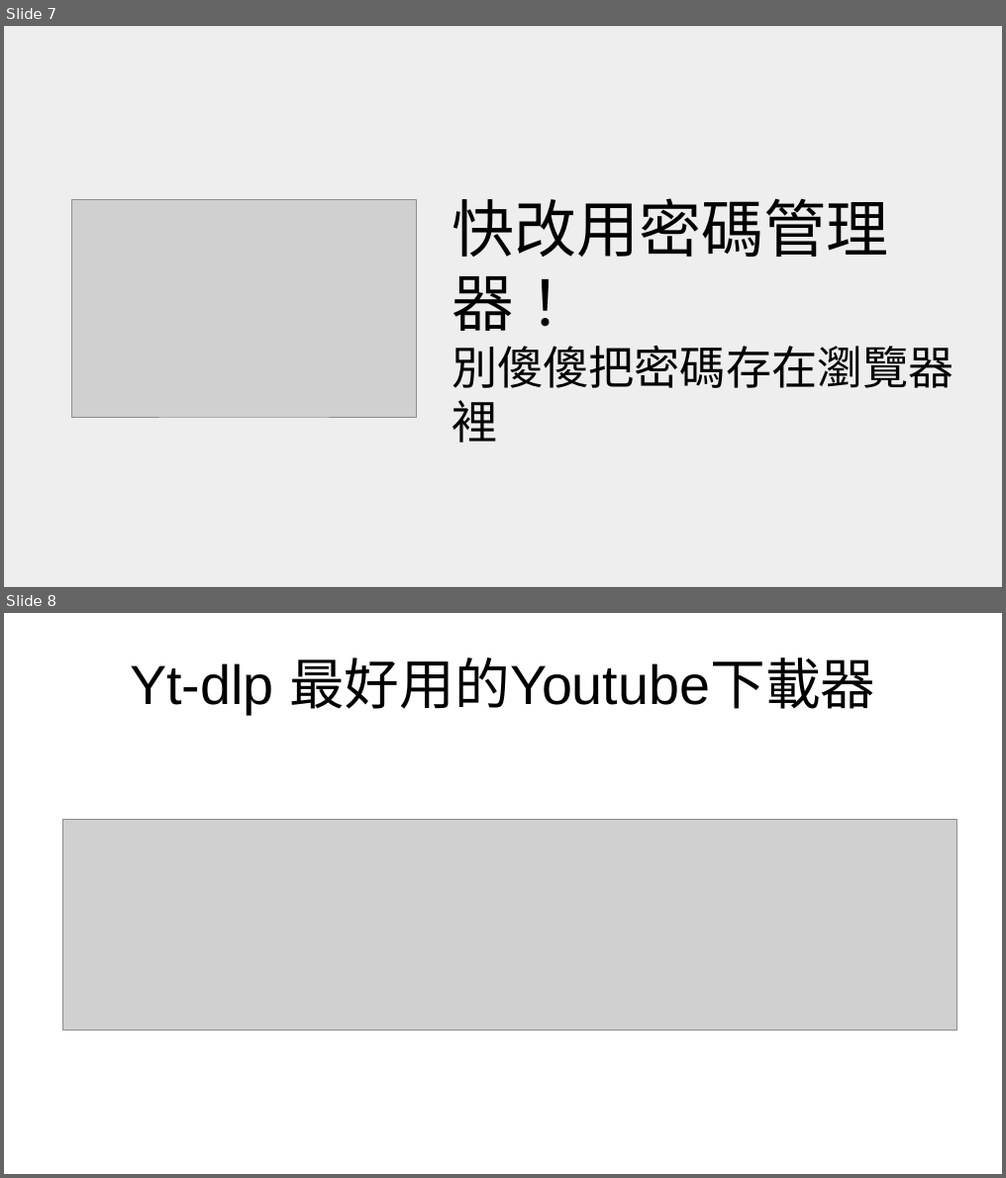
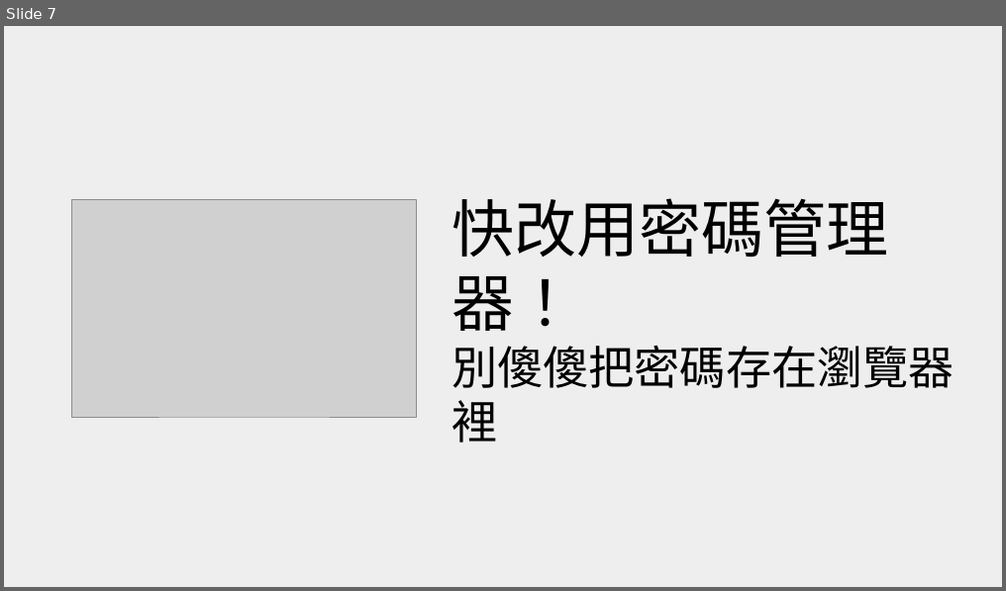
Before and after one commit to FGZ0908/Fgzblog, a slide deck: 縮圖製作.odp. Shown one above the other, each under a label of ours: slides 7 and 8 before the commit, slide 7 after it. The pictures are 1006x1178 and 1006x591 pixels, drawn with LibreOffice and Linux fonts; fonts in the diff are those of the drawing; grey boxes stand for pictures. Boxes give left, top, right and bottom in pixels: in the first picture for what was removed or moved away, otherwise in the second. Text is boxed around its words. In the diff, an @@ line names an element or a change of style, - is before the commit and + after.

```diff
--- a/縮圖製作.odp
+++ b/縮圖製作.odp
@@ slide 8 removed at bbox=[4, 613, 1002, 1174], background #FFFFFF @@
@@ title removed at bbox=[130, 658, 875, 714] @@
-Yt-dlp 最好用的Youtube下載器
@@ picture removed at bbox=[63, 820, 956, 1031] @@
```
Also in this commit, not shown: 1 slide added, 3 other files.
